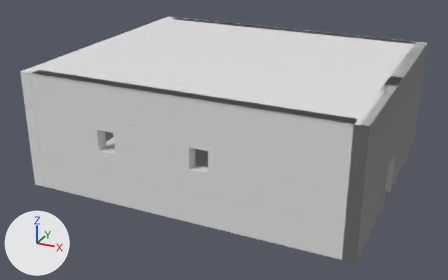
A saved change to the Blender file Models/TutorialRoomDoor.blend.
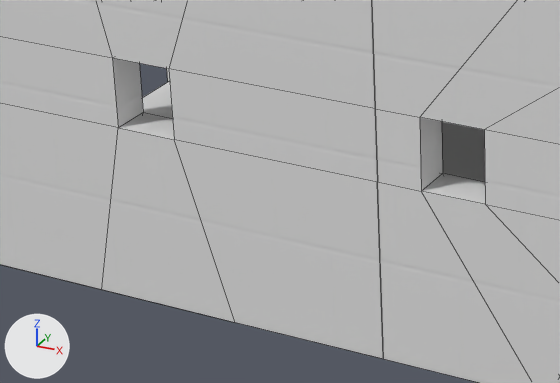
Each version is shown whole from a camera (50 mm lens) standing at (10.15, -13.83, 7.25) and looking at (3.62, 0.04, 0.78), then close up on the part from 14% to 51% of the width and 40% to 81% of the height. Every picture has the same lights, and +X, +Y and +Z are marked at lower left. The close-ups show mesh edges as thin lines.
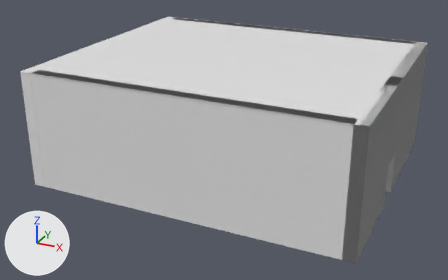
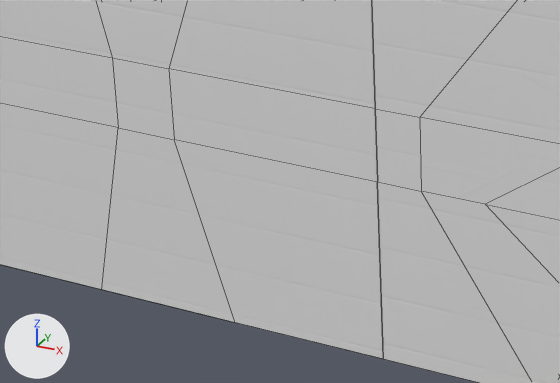
What differs and where, as boxes (x1, y1, x2, y2) in the close-ups (560 x 383 px):
part 1 of me_cube_003, added
    after: (112, 58, 174, 139)
part 2 of me_cube_003, built on
    both: (420, 0, 560, 220)
'Plane', unchanged, covered by the edit
    before: (142, 82, 485, 182)

What the commit changed:
me_cube_003 is used by ob_cube_002; location (3.88, -2.7, 0.0).
Verts and faces of me_cube_003; kept vertices keep their numbers, new ones are numbered from 64.
Before the commit, vertices of me_cube_003: 20 (-2.07, -0.3, 1.87) at pixel (112, 57), 21 (-2.07, 0.0, 1.87), 22 (-1.6, -0.3, 1.87) at pixel (168, 68), 23 (-1.6, 0.0, 1.87), 27 (-2.07, -0.3, 1.34) at pixel (118, 127).
Before the commit, vertices of me_cube_003: 28 (-2.07, 0.0, 1.34) at pixel (143, 112), 29 (-1.6, -0.3, 1.34) at pixel (174, 139), 30 (-1.6, 0.0, 1.34).
Before the commit, vertices of me_cube_003: 52 (0.8, -0.3, 1.87) at pixel (484, 129), 53 (0.8, 0.0, 1.87), 54 (0.33, -0.3, 1.87) at pixel (419, 117), 55 (0.33, 0.0, 1.87), 59 (0.8, -0.3, 1.34) at pixel (485, 204).
Before the commit, vertices of me_cube_003: 60 (0.8, 0.0, 1.34), 61 (0.33, -0.3, 1.34) at pixel (421, 191), 62 (0.33, 0.0, 1.34) at pixel (442, 173).
me_cube_003 had 64 vertices, 64 faces and spanned x -3.86..3.86, y -0.3..0.0, z 0.0..3.0.
me_cube_003 now has 64 vertices, 68 faces and spans x -3.86..3.86, y -0.3..0.0, z 0.0..3.0.
Part 1, on me_cube_003:
New faces: (21, 28, 30, 23), (20, 27, 29, 22).
Part 2, on me_cube_003:
Vertex 52 moves to (1.56, -0.3, 1.87).
New faces: (53, 55, 62, 60), (52, 59, 61, 54).
